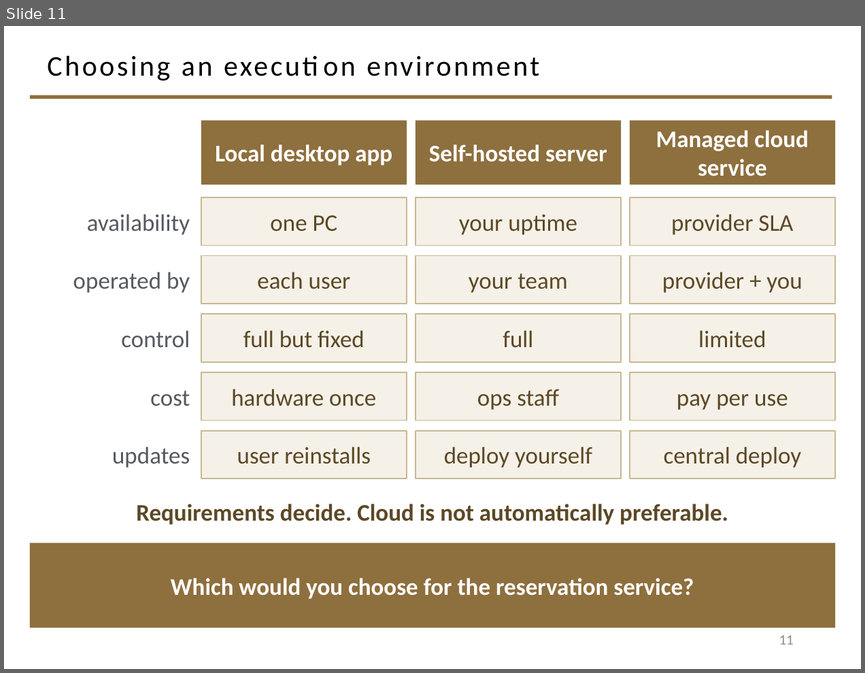
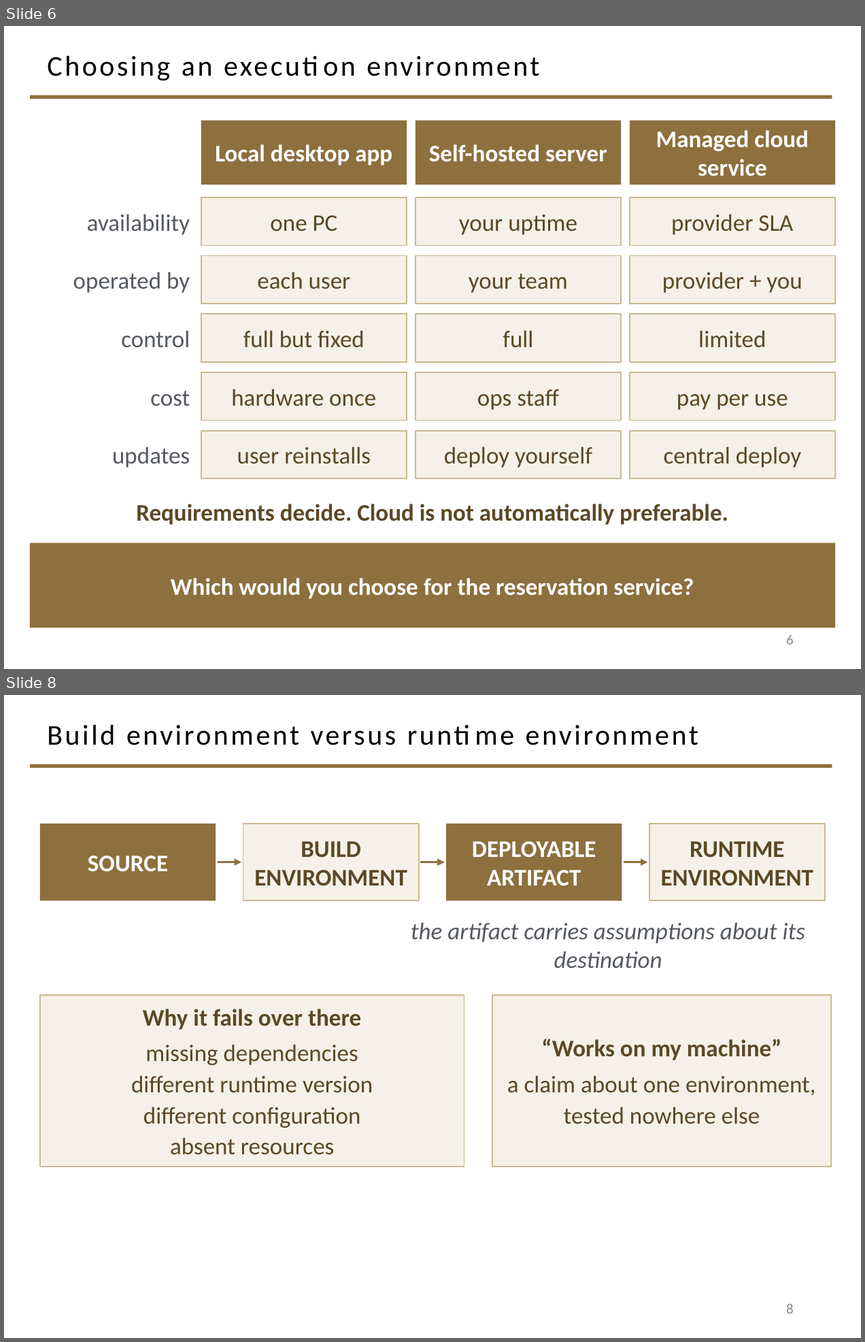
Before and after one commit to davisjam/model-based-agentic-software-engineering, a slide deck: course/lectures/act-3-software-in-the-world/02-compute-environments-and-data-management/3-1-Compute-Environments-and-Deployment.pptx. Shown one above the other, each under a label of ours: slide 11 before the commit, slides 6 and 8 after it; the slides between them are not shown. The pictures are 865x673 and 865x1342 pixels, drawn with LibreOffice and Linux fonts; fonts in the diff are those of the drawing; background and template pictures are left out. Boxes give left, top, right and bottom in pixels: in the first picture for what was removed or moved away, otherwise in the second. Text is boxed around its words. In the diff, an @@ line names an element or a change of style, - is before the commit and + after.

```diff
--- a/course/lectures/act-3-software-in-the-world/02-compute-environments-and-data-management/3-1-Compute-Environments-and-Deployment.pptx
+++ b/course/lectures/act-3-software-in-the-world/02-compute-environments-and-data-management/3-1-Compute-Environments-and-Deployment.pptx
@@ slide 8 added at [4,695,861,1338], background #FFFFFF; not listed: 1 template element that a slide beside it also shows @@
@@ title added at [47,724,698,745], 24 pt, text #000000 @@
+Build environment versus runtime environment
@@ rectangle added at [40,824,215,900], fill #8E6F3E, 20 pt, text #FFFFFF, bold @@
+SOURCE
@@ rectangle added at [243,824,419,900], fill #F5F1E8, outline #C9B991 1 pt, 20 pt, text #5C4826, bold @@
+BUILD ENVIRONMENT
@@ rectangle added at [446,824,621,900], fill #8E6F3E, 20 pt, text #FFFFFF, bold @@
+DEPLOYABLE ARTIFACT
@@ rectangle added at [649,824,825,900], fill #F5F1E8, outline #C9B991 1 pt, 20 pt, text #5C4826, bold @@
+RUNTIME ENVIRONMENT
@@ arrow added from (218, 862) to (241, 862), #8E6F3E 1.5 pt @@
@@ arrow added from (420, 862) to (445, 862), #8E6F3E 1.5 pt @@
@@ arrow added from (623, 862) to (647, 862), #8E6F3E 1.5 pt @@
@@ text added at [411,922,805,968], 20 pt, text #555960, italic @@
+the artifact carries assumptions about its destination
@@ rectangle added at [40,995,464,1166], fill #F5F1E8, outline #C9B991 1 pt, 20 pt, text #5C4826 @@
+Why it fails over there
+missing dependencies
+different runtime version
+different configuration
+absent resources
@@ rectangle added at [492,995,831,1166], fill #F5F1E8, outline #C9B991 1 pt, 20 pt, text #5C4826 @@
+“Works on my machine”
+a claim about one environment,
+tested nowhere else
@@ page number added at [786,1304,793,1313], 12 pt, text #8C8C8C @@
+8
@@ what was slide 11 is now slide 6 @@
@@ page number at [786,635,793,644]: text changed @@
-11
+6
```
Also in this commit, not shown: 4 other slides added, 6 slides removed, 1 other file.
